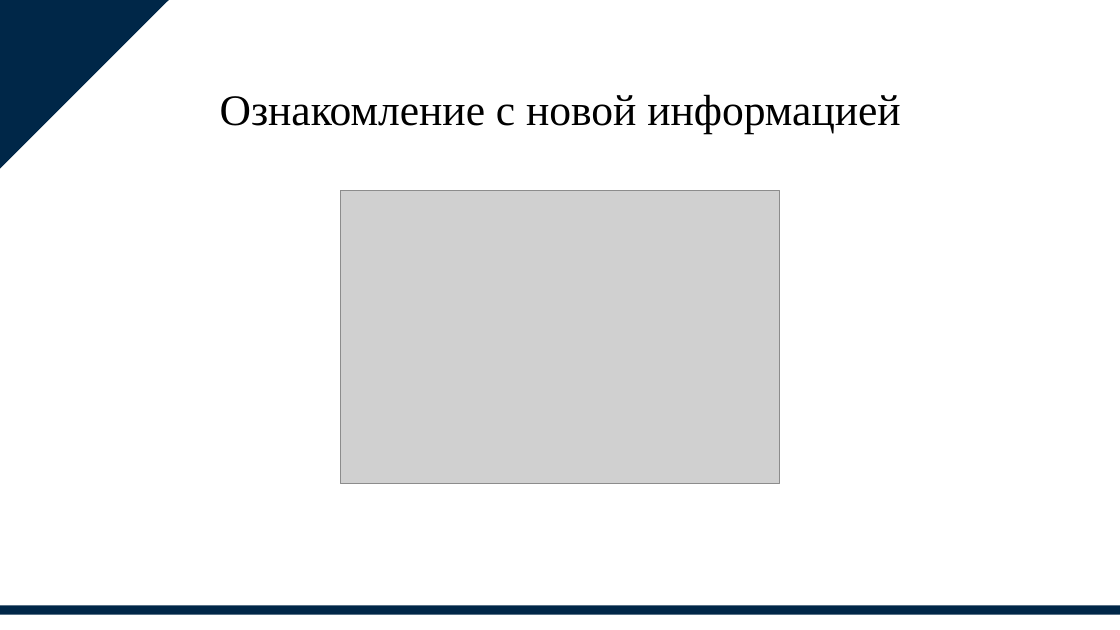
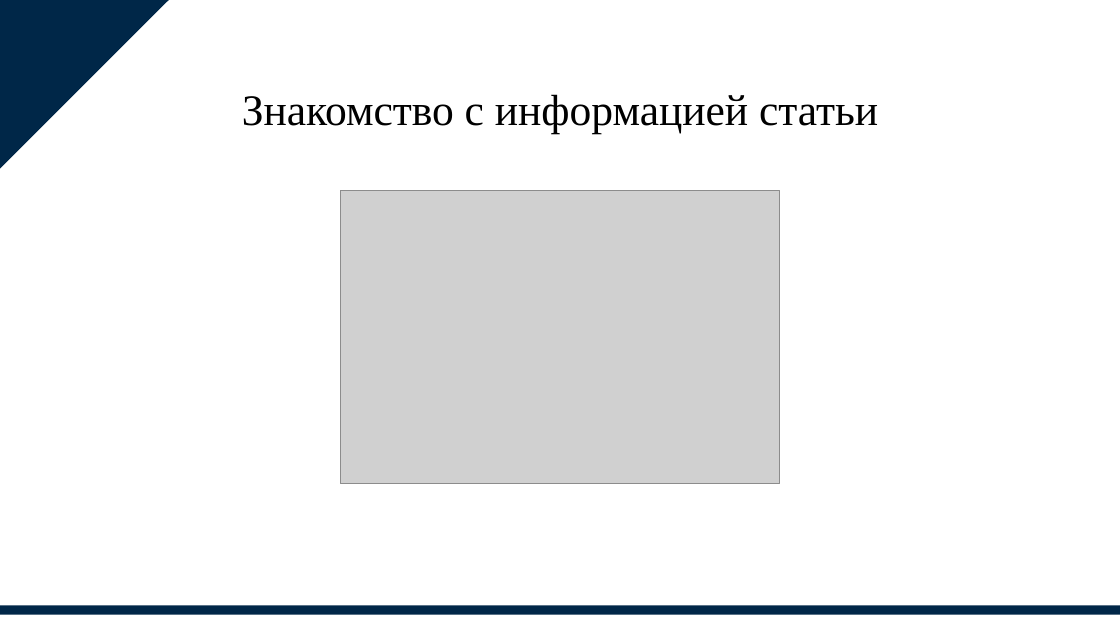
Before and after one commit to Alik243/Safety, a slide deck: slide 17 of Док/Тулегенов Алишер Презентация.pptx (slide 16 before the commit). Drawn at 1120x630 pixels with LibreOffice and Linux fonts; fonts in the diff are those of the drawing; grey boxes stand for pictures. Boxes give left, top, right and bottom in pixels: in the first picture for what was removed or moved away, otherwise in the second. Text is boxed around its words. In the diff, an @@ line names an element or a change of style, - is before the commit and + after.

```diff
--- a/Док/Тулегенов Алишер Презентация.pptx
+++ b/Док/Тулегенов Алишер Презентация.pptx
@@ text at (242,94,878,133): text changed @@
-Ознакомление с новой информацией
+Знакомство с информацией статьи
```
Also in this commit, not shown: 3 other slides changed, 1 slide added, 6 other files.
